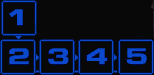
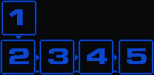
Comparing the layer stacks of the two 154 x 75 images. Changes:
painted on "Capa 3" over box(150, 0, 154, 43)
